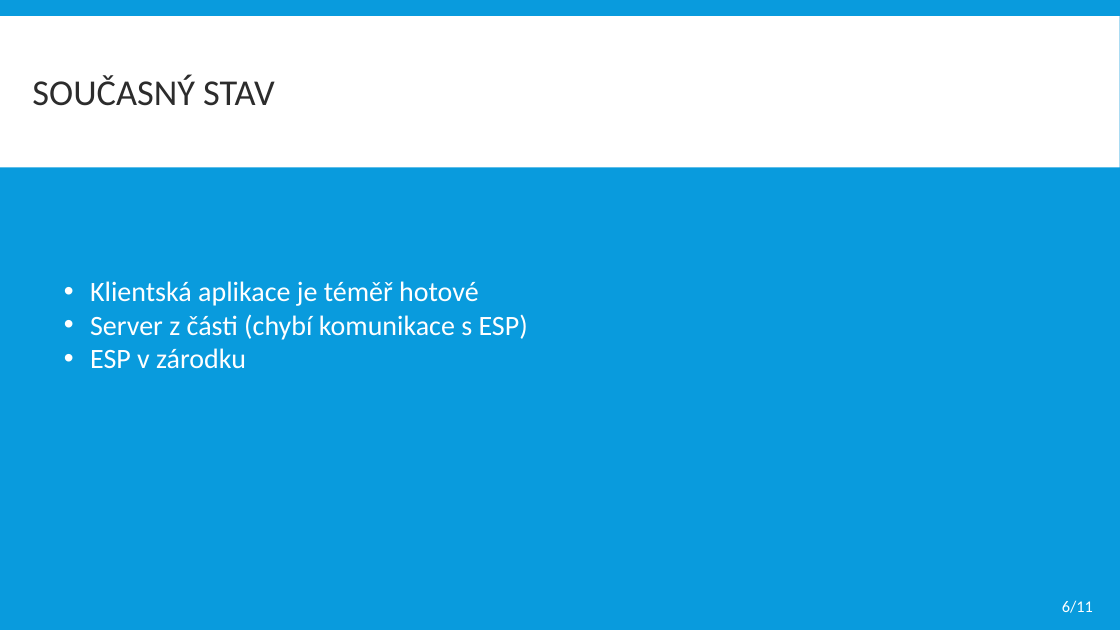
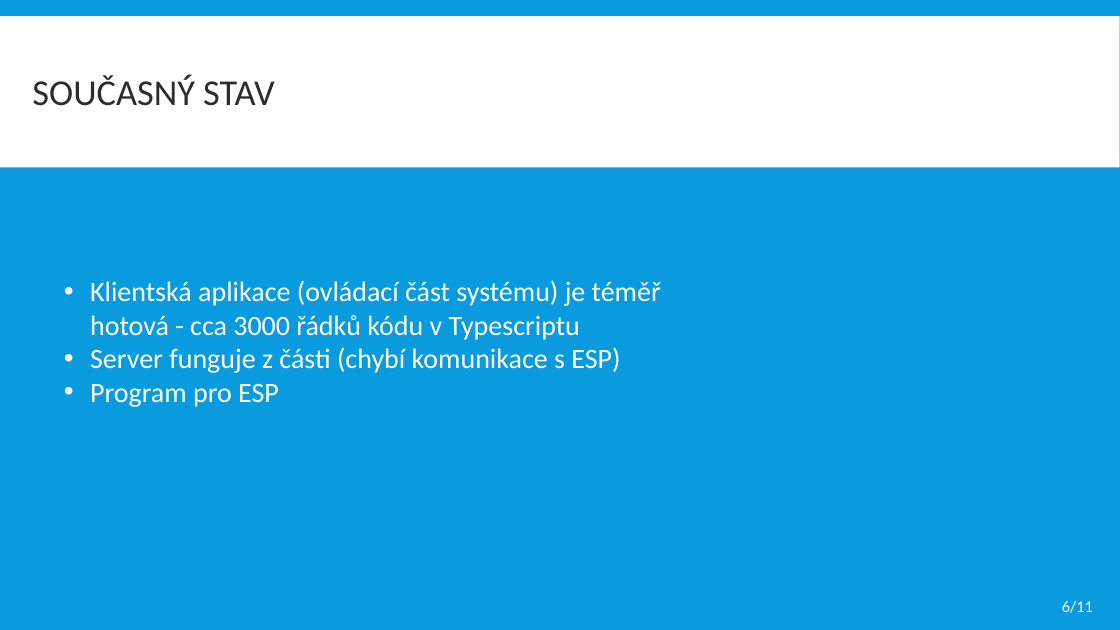
Before and after one commit to dinoq/RPi-Smart-Home, a slide deck: slide 7 of BP/Obhajoba BP/2021/ITT prezentace.pptx (slide 6 before the commit). Drawn at 1120x630 pixels with LibreOffice and Linux fonts; fonts in the diff are those of the drawing. Boxes give left, top, right and bottom in pixels: in the first picture for what was removed or moved away, otherwise in the second. Text is boxed around its words. In the diff, an @@ line names an element or a change of style, - is before the commit and + after.

```diff
--- a/BP/Obhajoba BP/2021/ITT prezentace.pptx
+++ b/BP/Obhajoba BP/2021/ITT prezentace.pptx
@@ text at box(90, 280, 661, 407): text changed @@
-• Klientská aplikace je téměř hotové
-• Server z části (chybí komunikace s ESP)
-• ESP v zárodku
+• Klientská aplikace (ovládací část systému) je téměř hotová - cca 3000 řádků kódu v Typescriptu
+• Server funguje z části (chybí komunikace s ESP)
+• Program pro ESP
```
Also in this commit, not shown: 6 other slides changed, 1 slide removed, 3 other files.
